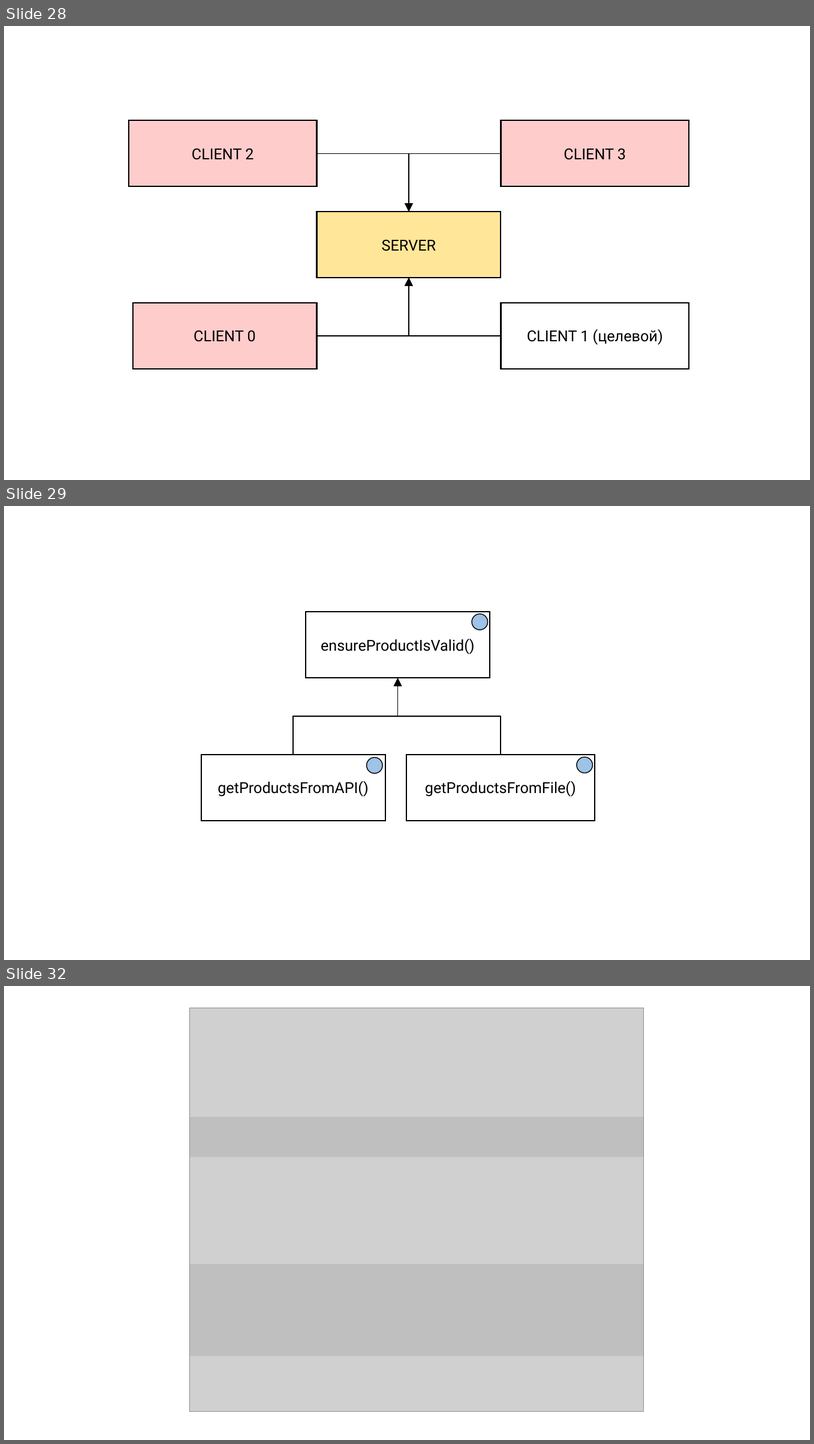
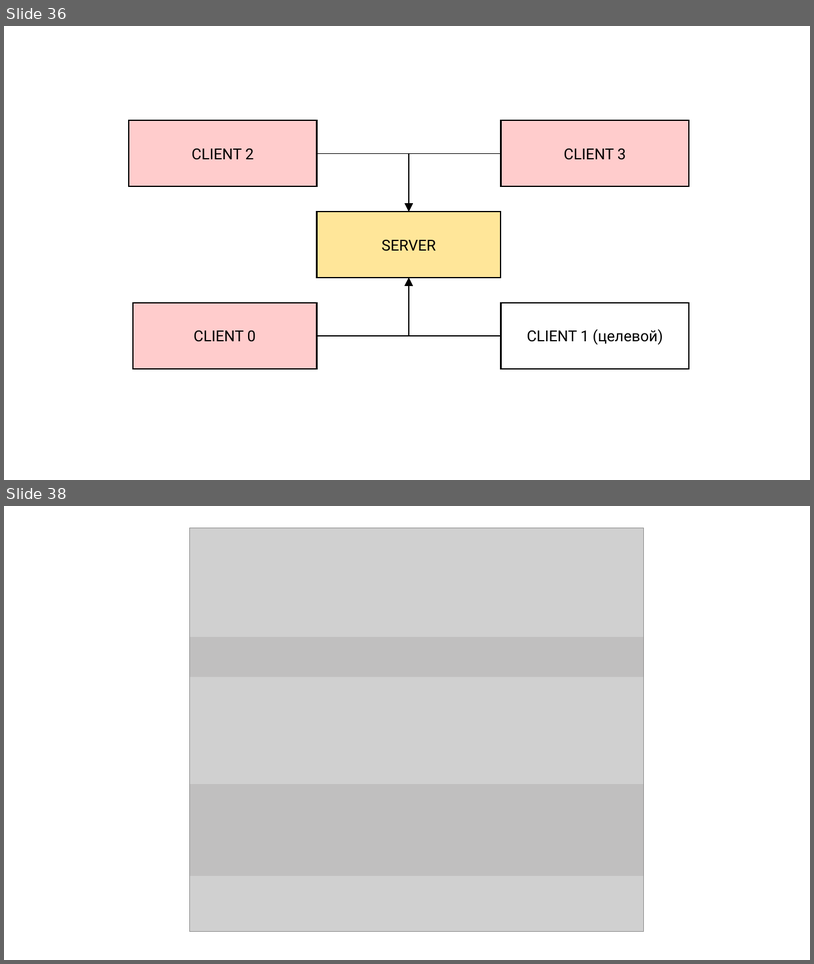
Before and after one commit to rkhaimov/brain-gym, a slide deck: clean/Презентация.pptx. Shown one above the other, each under a label of ours: slides 28, 29 and 32 before the commit, slides 36 and 38 after it; the slides between them are not shown. The pictures are 814x1444 and 814x964 pixels, drawn with LibreOffice and Linux fonts; fonts in the diff are those of the drawing; grey boxes stand for pictures. Boxes give left, top, right and bottom in pixels: in the first picture for what was removed or moved away, otherwise in the second. Text is boxed around its words. In the diff, an @@ line names an element or a change of style, - is before the commit and + after.

```diff
--- a/clean/Презентация.pptx
+++ b/clean/Презентация.pptx
@@ slide 29 removed at (4,506,810,960), background #FFFFFF @@
@@ rectangle removed at (306,612,490,678) @@
-ensureProductIsValid()
@@ ellipse removed at (472,613,488,630) @@
@@ elbow arrow removed from (293, 754) to (398, 678) @@
@@ elbow arrow removed from (501, 754) to (398, 678) @@
@@ rectangle removed at (201,754,385,820) @@
-getProductsFromAPI()
@@ ellipse removed at (367,757,383,773) @@
@@ rectangle removed at (407,754,595,820) @@
-getProductsFromFile()
@@ ellipse removed at (577,757,593,773) @@
@@ what was slide 28 is now slide 36 @@
@@ what was slide 32 is now slide 38 @@
```
Also in this commit, not shown: 14 slides changed, 18 slides added, 6 other slides removed, 47 other files.
